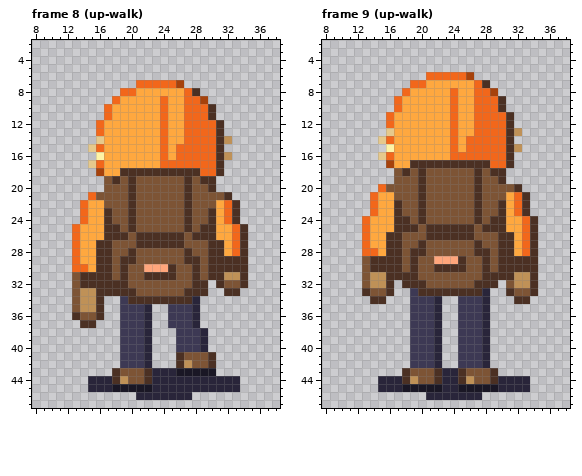
File history of a pixel-art file, art/companion-48/review-place/work/pawn-aseprite/pawn.aseprite. The first picture shows the starting point.
48x48 pixels, 28 frames. Shown: frame 8 (up-walk): x 8..38, y 2..47; frame 9 (up-walk): x 8..38, y 2..47. The commit also changed other frames, which this record leaves out.
After the commit:
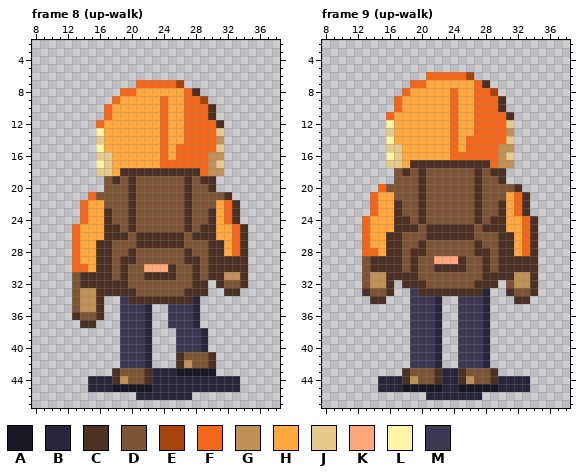
Palette (. is transparent): A #1a1725  B #29253a  C #4b3023  D #7d5435  E #a6420c  F #f2671b  G #bf9157  H #ffa83f  J #e6c98c  K #ffa67c  L #fff4a6  M #3d3954
Difference:
--- frame 8 (up-walk)
@@ x 8..38 @@
 12 ........FHHHHHHHFHHFFFFC.......
-13 ........FHHHHHHHFHHFFFFC.......
-14 ........JHHHHHHHFHHFFFFCG......
-15 .......JFHHHHHHHFHFFFFFC.......
-16 ........LHHHHHHHFHFFFFFCG......
-17 .......JFHHHHHHHFFFFFFFC.......
-18 ........EHHCCCCCCCCCCFFC.......
+13 ........LHHHHHHHFHHFFFFJ.......
+14 ........JHHHHHHHFHHFFFFG.......
+15 ........LHHHHHHHFHFFFFFJ.......
+16 ........JJHHHHHHFHFFFFGG.......
+17 ........LJHHHHHHFFFFFFGJ.......
+18 ........JJHCCCCCCCCCCFGG.......
 19 .........DCDCDDDDDDCDCC........
--- frame 9 (up-walk)
@@ x 8..38 @@
 11 ........FHHHHHHHFHHFFFFC.......
-12 ........FHHHHHHHFHHFFFFC.......
-13 ........JHHHHHHHFHHFFFFCG......
-14 .......JFHHHHHHHFHFFFFFC.......
-15 ........LHHHHHHHFHFFFFFCG......
-16 .......JFHHHHHHHFFFFFFFC.......
-17 ........EHHCCCCCCCCCCFFC.......
+12 ........LHHHHHHHFHHFFFFJ.......
+13 ........JHHHHHHHFHHFFFFG.......
+14 ........LHHHHHHHFHFFFFFJ.......
+15 ........JJHHHHHHFHFFFFGG.......
+16 ........LJHHHHHHFFFFFFGJ.......
+17 ........JJHCCCCCCCCCCFGG.......
 18 .........DCDCDDDDDDCDCC........
Where, in picture pixels (left, top, right, bottom), the same in both pictures:
changed: (88, 128, 112, 176)
changed: (208, 128, 232, 176)
changed: (378, 120, 402, 168)
changed: (498, 120, 522, 168)
